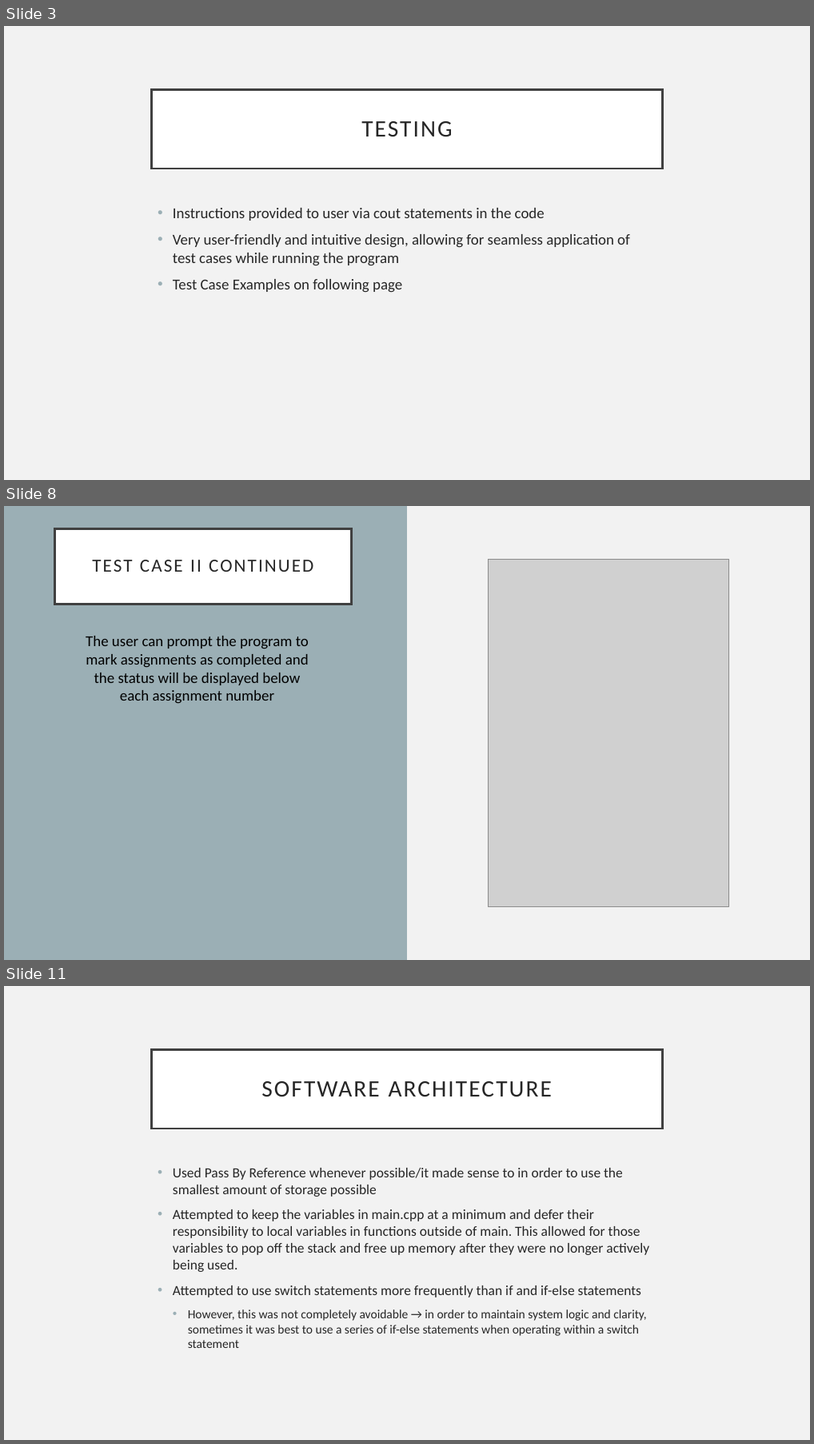
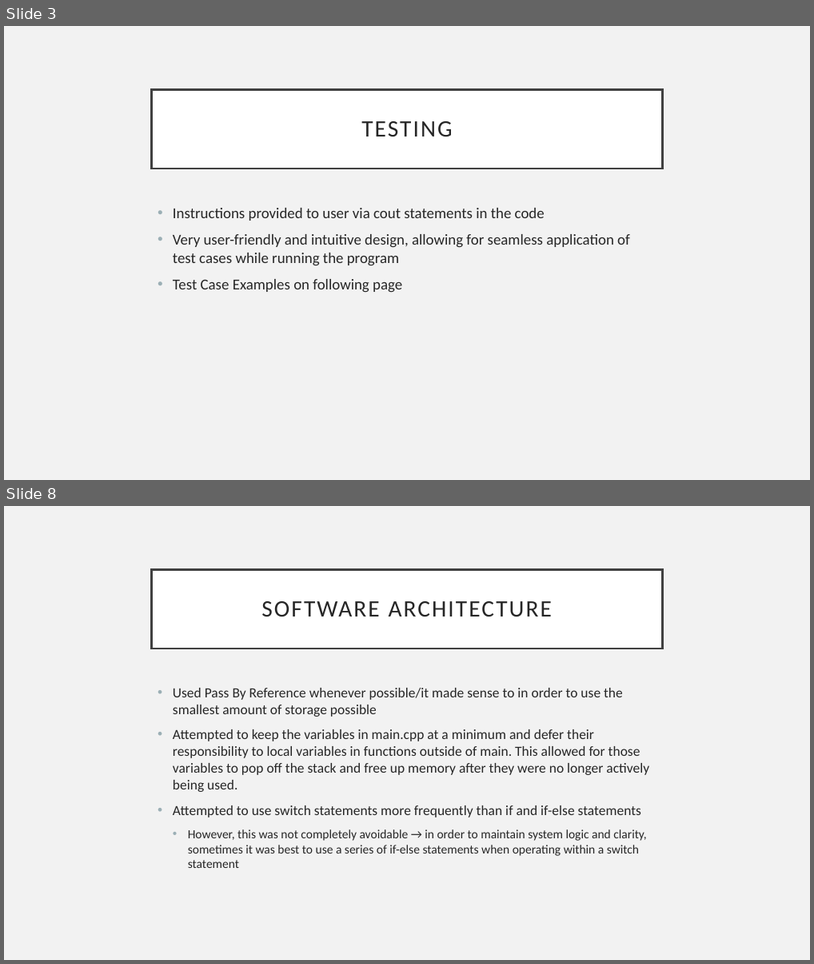
Before and after one commit to kylawilson/EC327FinalProject, a slide deck: doc/ProjectArchitecture.pptx. Shown one above the other, each under a label of ours: slides 3, 8 and 11 before the commit, slides 3 and 8 after it; the slides between them are not shown. The pictures are 814x1444 and 814x964 pixels, drawn with LibreOffice and Linux fonts; fonts in the diff are those of the drawing; grey boxes stand for pictures. Boxes give left, top, right and bottom in pixels: in the first picture for what was removed or moved away, otherwise in the second. Text is boxed around its words. In the diff, an @@ line names an element or a change of style, - is before the commit and + after.

```diff
--- a/doc/ProjectArchitecture.pptx
+++ b/doc/ProjectArchitecture.pptx
@@ slide 8 removed at [4,506,810,960], background #F2F2F2 @@
@@ rectangle removed at [4,506,407,960] @@
@@ title removed at [55,528,352,604] @@
-TEST CASE II CONTINUED
@@ picture removed at [488,560,730,907] @@
@@ text removed at [86,636,309,703] @@
-The user can prompt the program to mark assignments as completed and the status will be displayed below each assignment number
@@ what was slide 11 is now slide 8 @@
```
Also in this commit, not shown: 4 slides added, 6 other slides removed.
